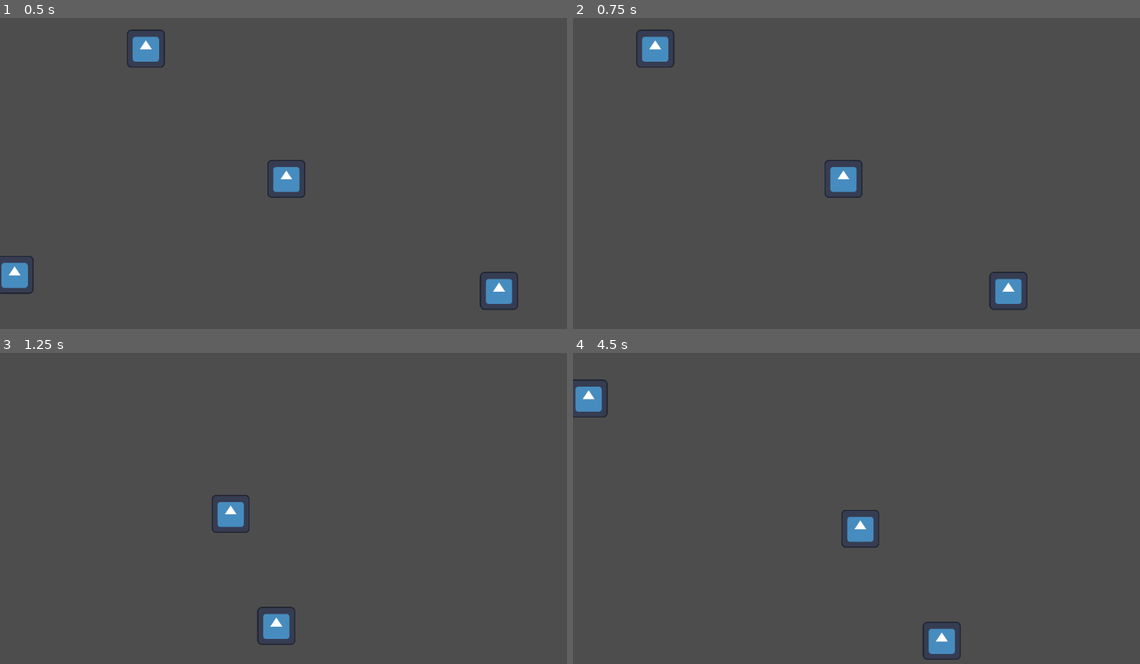
Above: before the commit, frames 1-4 (two rows, left to right).
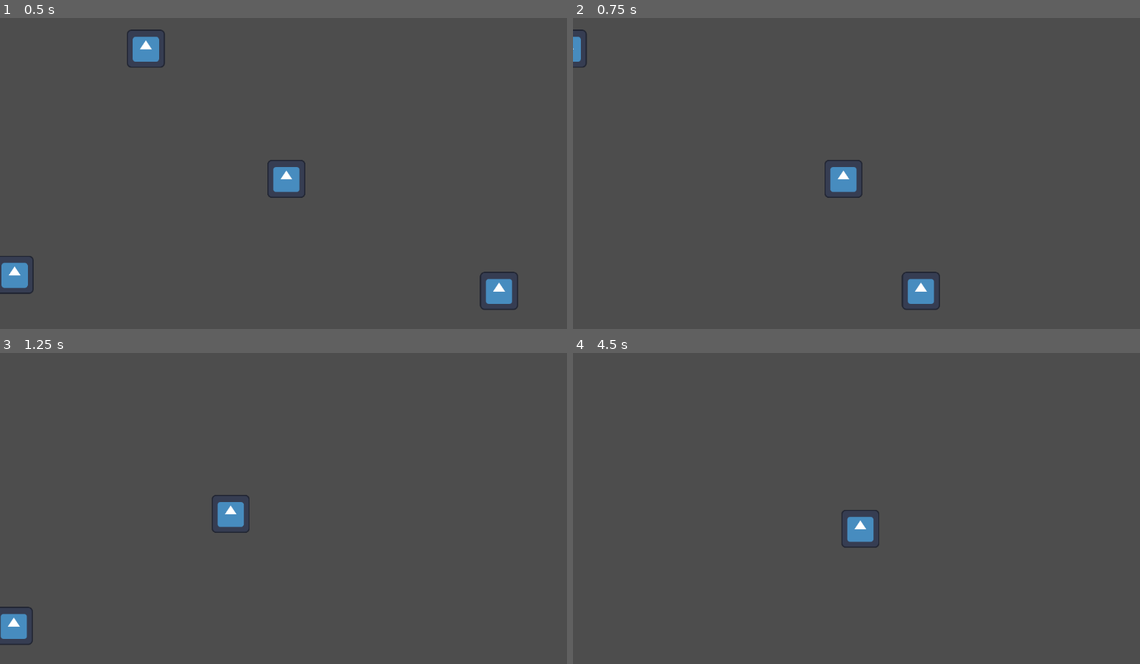
Above: after the commit, the same moments.

Repository: Kepalsbre/GD_Game_Maturaarbeit
Game: Godot game, scene res://scenes/main.tscn
Same seed, same stepped clock (60 frames per second), same inputs: the game is played once before the commit and once after it. The engine's default icon, where the game draws it, is replaced by a stand-in: a white triangle on a blue panel in a dark square.
Inputs:
- Up to frame 1 (0.5 s): no input
- Up to frame 2 (0.75 s): tap Enter at 0.5 s; hold D (right) from 0.53 s (still down); tap Space (space) at 0.6 s
- Up to frame 3 (1.25 s): keep holding D (right)
- Up to frame 4 (4.5 s): release D (right) at 1.28 s; hold S (down) 1.28-2.03 s; tap Space (space) every 0.75 s from 1.35 to 4.35 s; hold D (right) 2.03-2.78 s; hold W (up) 2.78-3.53 s; hold A (left) from 3.53 s (still down)

Frame 1 is identical in both runs. In frame 2, 1.6% of the frame differs, in the area x 0-81%, y 3-94%; in frame 3, 0.9%; in frame 4, 1.0%.

Commit message:
added dash

Diff:
--- a/AbilityGame/scenes/player.gd
+++ b/AbilityGame/scenes/player.gd
@@ -1,12 +1,14 @@
 extends CharacterBody2D
 
 @export var speed = 800
+@export var dash_speed = 3000
+var is_dashing = false
+var dash_velocity
 
 func _process(delta):
 	var velocity = Vector2.ZERO # speed when pressing nothing
 
-
-	# changing direction when pressing a button
+	# changing direction when pressing a button and other inputs
 	if Input.is_action_pressed("down"):
 		velocity.y += 1
 	if Input.is_action_pressed("up"):
@@ -15,22 +17,35 @@
 		velocity.x += 1
 	if Input.is_action_pressed("left"):
 		velocity.x -= 1
+	if Input.is_action_just_pressed("space") and not is_dashing and velocity.length() > 0 and $DashTimer/DashTimeout.is_stopped():
+		is_dashing = true
+		dash_velocity = velocity
+		$DashTimer.start()
 
 
+	# additional camera settings (x-achse)
 	$PlayerCamera.offset.x += velocity.x * speed/3 * delta
 	if $PlayerCamera.offset.x > 250:
 		$PlayerCamera.offset.x = 250
 	if $PlayerCamera.offset.x < -250:
 		$PlayerCamera.offset.x = -250
 
+	# additional camera settings (y-achse)
 	$PlayerCamera.offset.y += velocity.y * speed/3 * delta
 	if $PlayerCamera.offset.y > 150:
 		$PlayerCamera.offset.y = 150
 	if $PlayerCamera.offset.y < -150:
 		$PlayerCamera.offset.y = -150
 
-	# normalize to prevent inconsistent movement
+	# normalize vector to prevent inconsistent movement and apply speed
 	if velocity.length() > 0:
 		velocity = velocity.normalized() * speed
 
+	# dash when dashing
+	if is_dashing:
+		velocity = dash_velocity.normalized() * dash_speed # apply dash
+		if $DashTimer.is_stopped():
+			is_dashing = false # stop dash
+			$DashTimer/DashTimeout.start() # start dash timeout
+
 	position += velocity * delta # update position
--- a/AbilityGame/scenes/player.tscn
+++ b/AbilityGame/scenes/player.tscn
@@ -26,4 +26,9 @@
 drag_bottom_margin = 0.3
 
 [node name="DashTimer" type="Timer" parent="."]
+wait_time = 0.35
 one_shot = true
+
+[node name="DashTimeout" type="Timer" parent="DashTimer"]
+wait_time = 1.5
+one_shot = true
